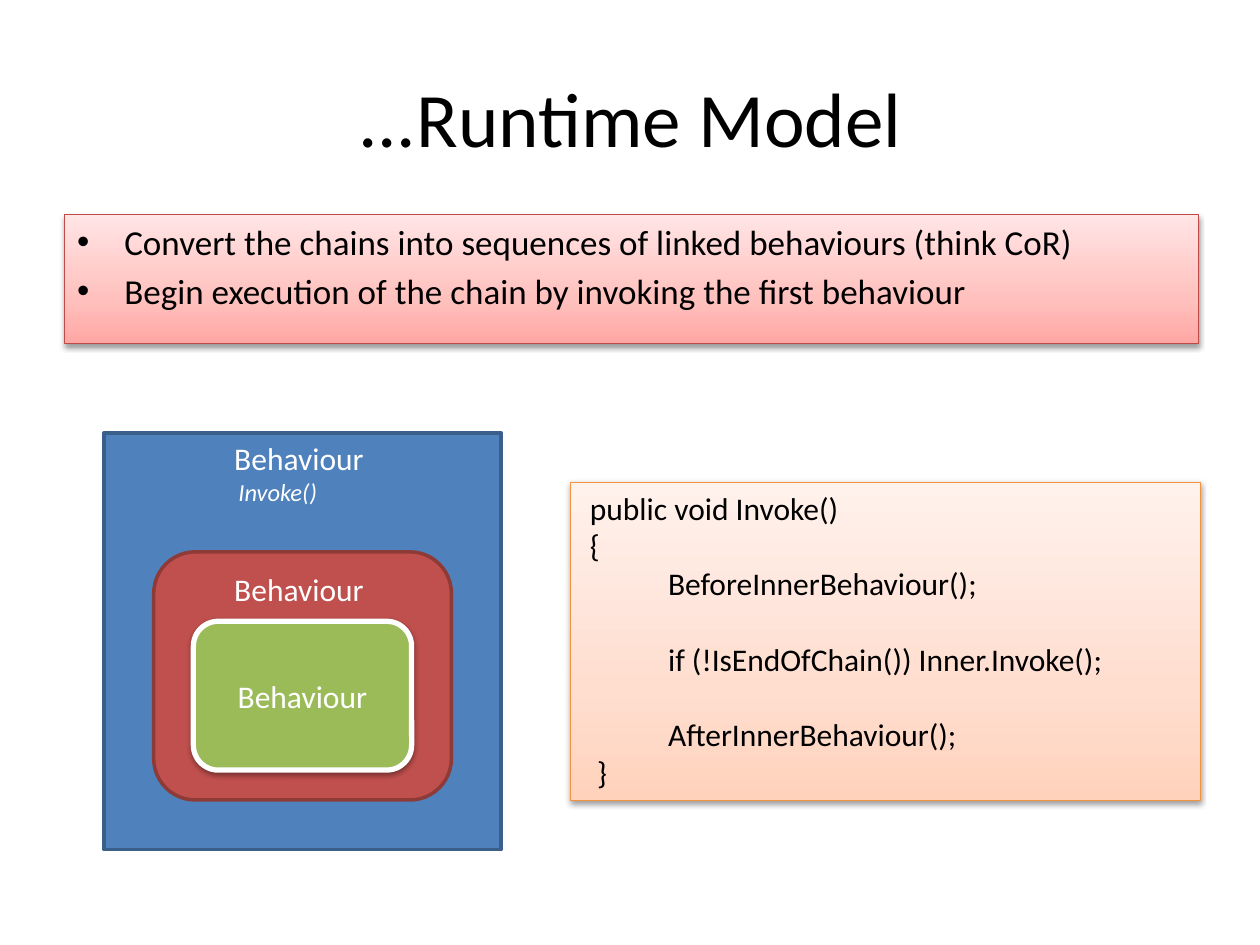
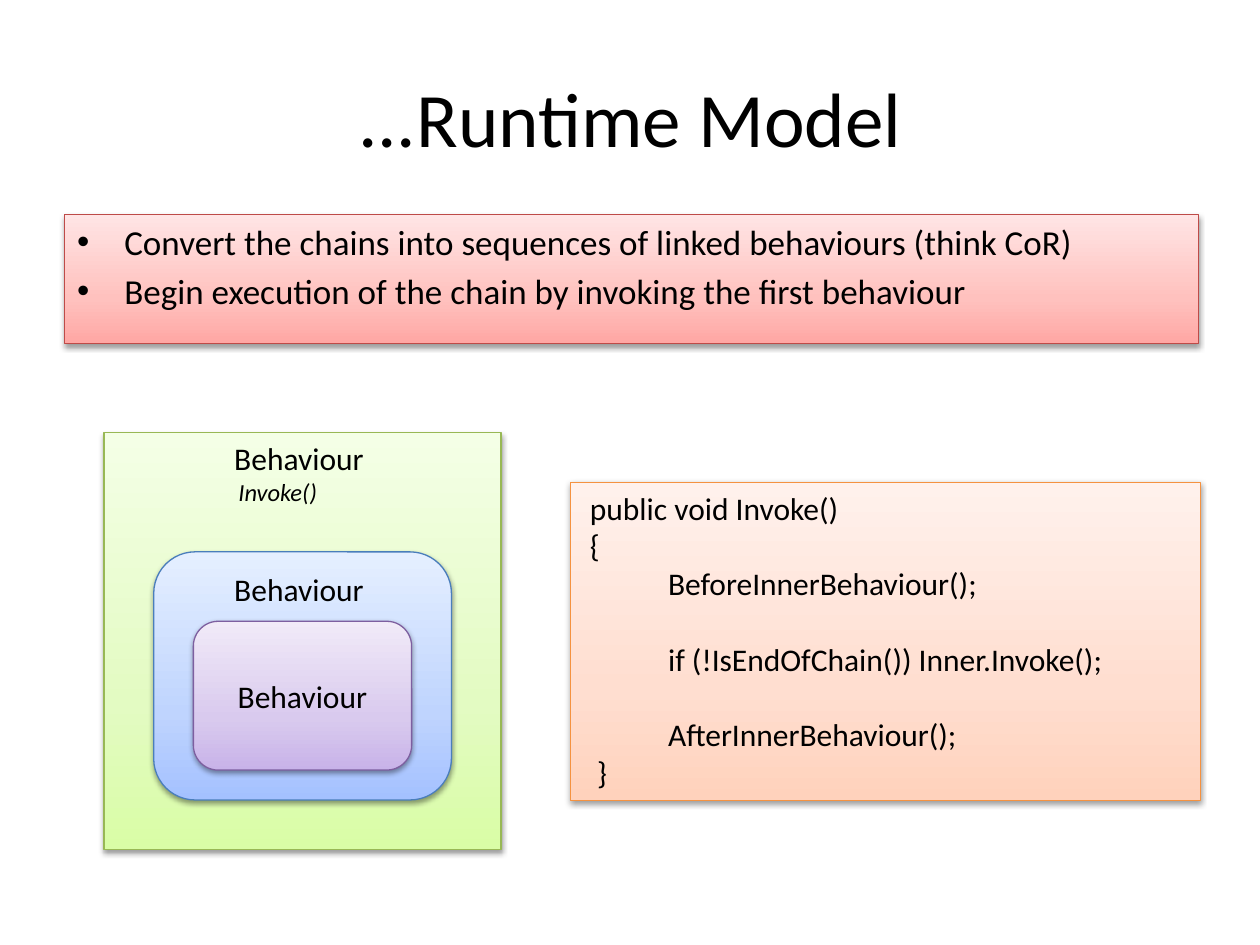
Before and after one commit to NTCoding/BehaviourChainDemo, a slide deck: slide 4 of BehaviourChainDemo/docs/Slides.pptx. Drawn at 1260x945 pixels with LibreOffice and Linux fonts; fonts in the diff are those of the drawing. Boxes give left, top, right and bottom in pixels: in the first picture for what was removed or moved away, otherwise in the second. Text is boxed around its words. In the diff, an @@ line names an element or a change of style, - is before the commit and + after.

```diff
--- a/BehaviourChainDemo/docs/Slides.pptx
+++ b/BehaviourChainDemo/docs/Slides.pptx
@@ rectangle "Behaviour" at (105, 433, 501, 850): text colour #FFFFFF to #000000; fill #4F81BD to gradient #DAFDA7 to #E4FCC2 to #F5FFE7; outline #3A5F8C 2 pt to #98B955 0.75 pt; shadow on @@
@@ rounded rectangle "Behaviour" at (154, 552, 451, 800): text colour #FFFFFF to #000000; fill #C0504D to gradient #A4C4FF to #BFD4FF to #E6EEFF; outline #8E3B39 2 pt to #4B7EBC 0.75 pt; shadow on @@
@@ rounded rectangle "Behaviour" at (194, 621, 412, 770): text colour #FFFFFF to #000000; fill #9BBB59 to gradient #C9B5E8 to #D8CBEE to #F0EAF9; outline #FFFFFF 3 pt to #7D60A0 0.75 pt @@
```
Also in this commit, not shown: 2 other slides changed, 1 slide added.
